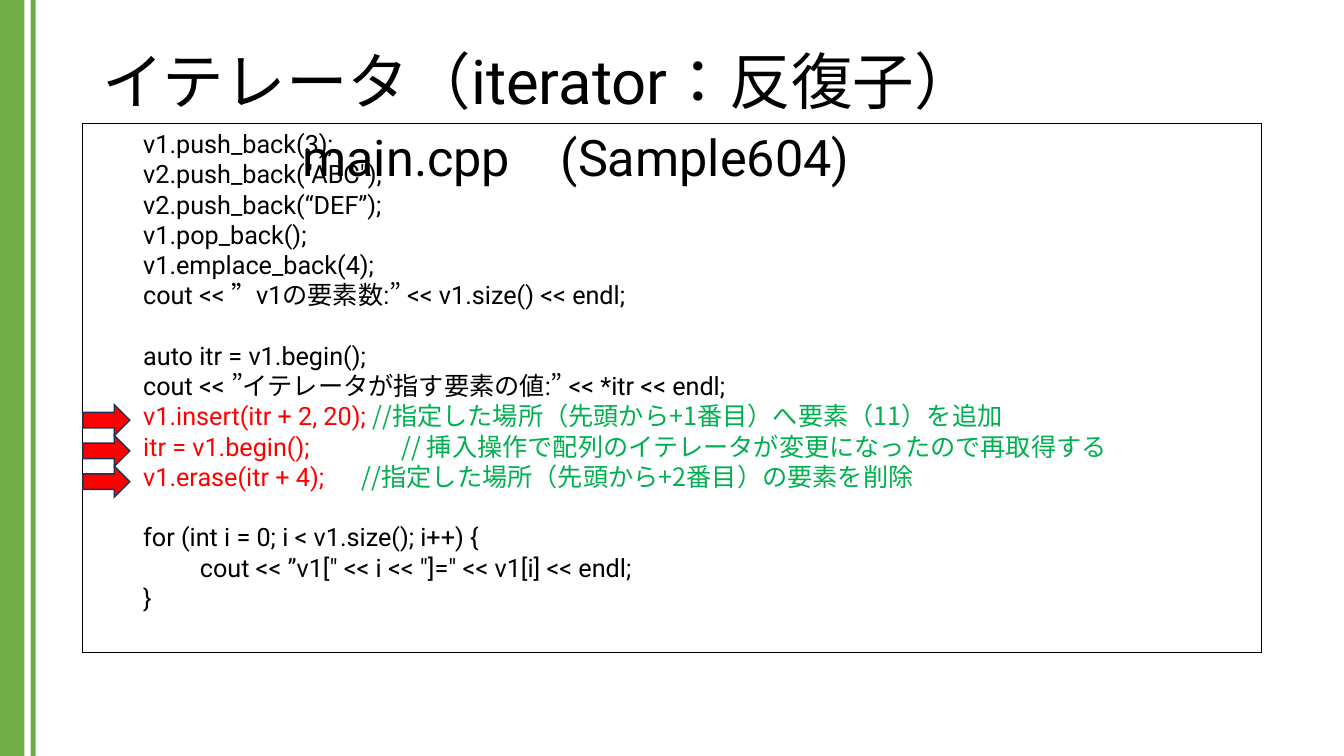
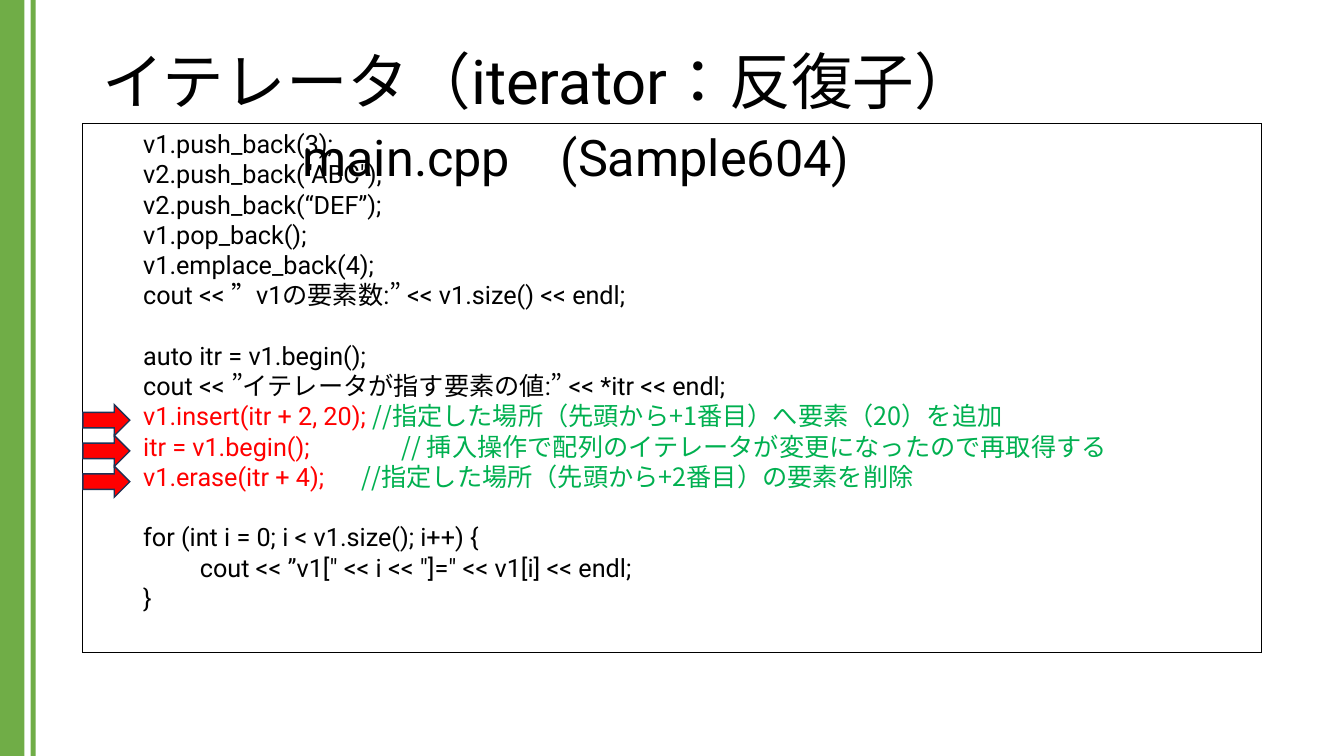
Before and after one commit to kic-murata/cpp2024, a slide deck: slide 24 of 授業資料/講義資料：Vectorクラス.pptx. Drawn at 1344x756 pixels with LibreOffice and Linux fonts; fonts in the diff are those of the drawing. Boxes give left, top, right and bottom in pixels: in the first picture for what was removed or moved away, otherwise in the second. Text is boxed around its words. In the diff, an @@ line names an element or a change of style, - is before the commit and + after.

Commit message:
講義資料

```diff
--- a/授業資料/講義資料：Vectorクラス.pptx
+++ b/授業資料/講義資料：Vectorクラス.pptx
@@ text in rectangle at (143, 369, 1107, 492): text changed @@
-cout << ”イテレータが指す要素の値:” << *itr << endl;
-v1.insert(itr + 2, 20); //指定した場所（先頭から+1番目）へ要素（11）を追加
-itr = v1.begin(); // 挿入操作で配列のイテレータが変更になったので再取得する
-v1.erase(itr + 4); //指定した場所（先頭から+2番目）の要素を削除
+cout << ”イテレータが指す要素の値:” << *itr << endl;
+v1.insert(itr + 2, 20); //指定した場所（先頭から+1番目）へ要素（20）を追加
+itr = v1.begin(); // 挿入操作で配列のイテレータが変更になったので再取得する
+v1.erase(itr + 4); //指定した場所（先頭から+2番目）の要素を削除
```
